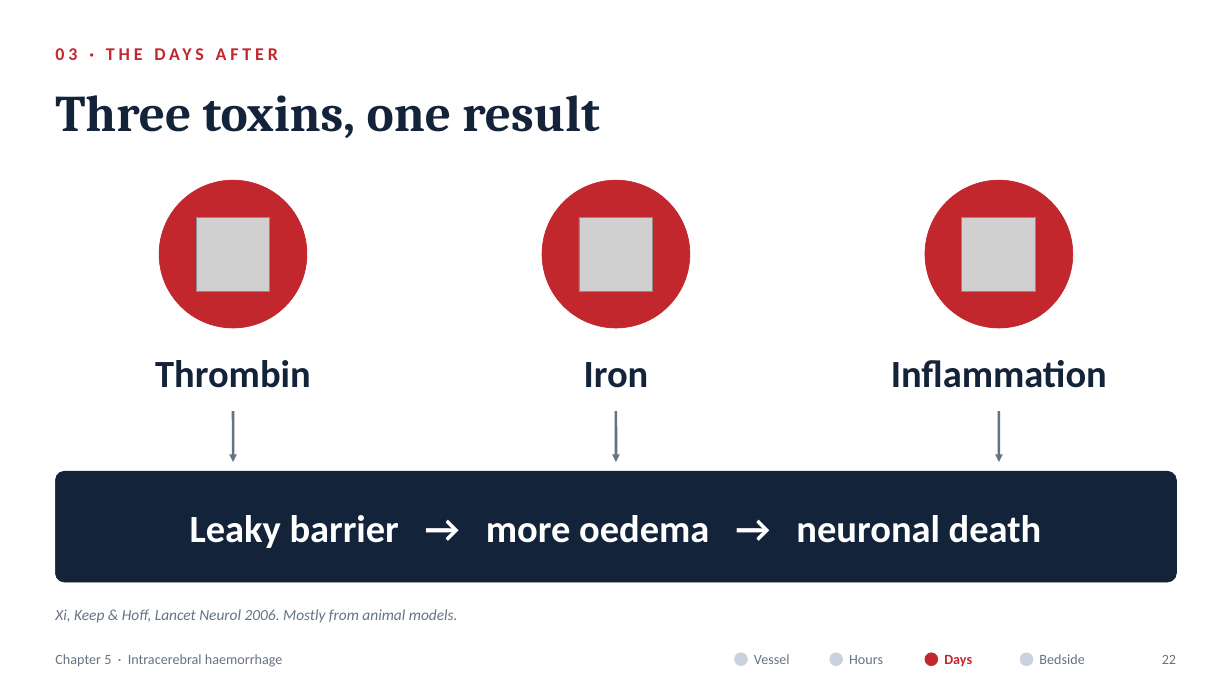
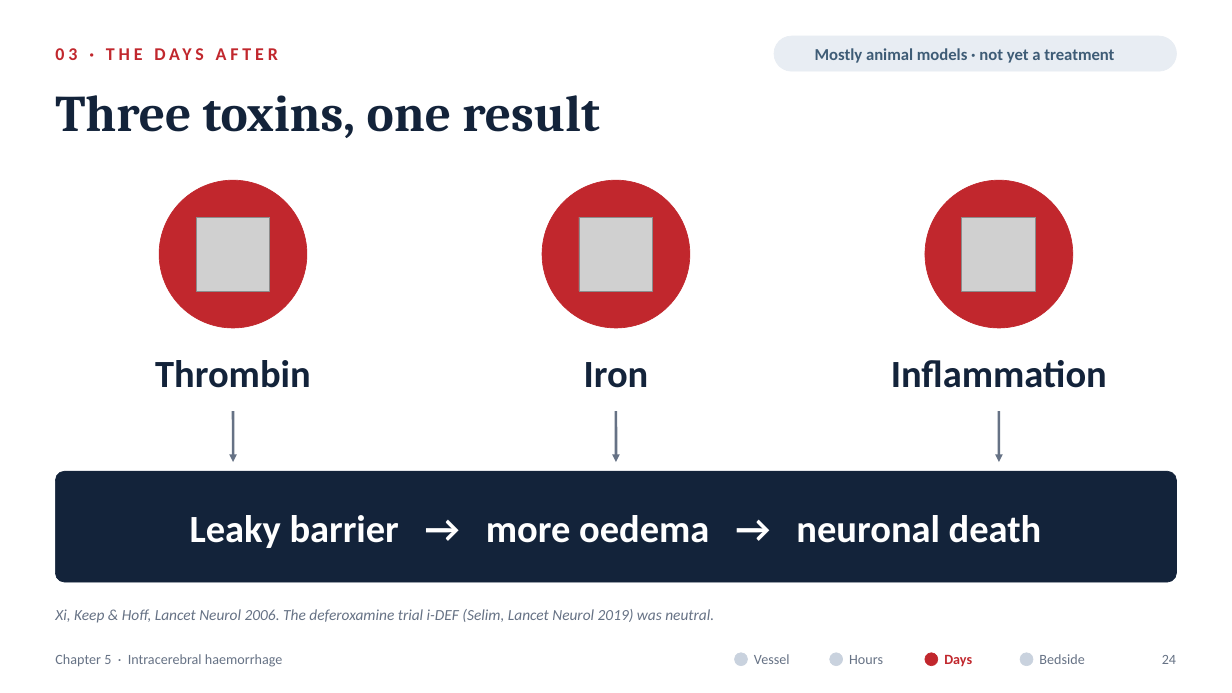
Before and after one commit to fredtom1/fred-Tom-, a slide deck: slide 24 of Chapter5_ICH_Pathophysiology.pptx (slide 22 before the commit). Drawn at 1232x693 pixels with LibreOffice and Linux fonts; fonts in the diff are those of the drawing; grey boxes stand for pictures; background and template pictures are left out. Boxes give left, top, right and bottom in pixels: in the first picture for what was removed or moved away, otherwise in the second. Text is boxed around its words. In the diff, an @@ line names an element or a change of style, - is before the commit and + after.

```diff
--- a/Chapter5_ICH_Pathophysiology.pptx
+++ b/Chapter5_ICH_Pathophysiology.pptx
@@ text "03 · THE DAYS AFTER" rewrapped from [55,39,1177,68] to [55,39,758,68] @@
@@ rounded rectangle added at [775,36,1177,71], fill #E8EDF3, outline #E8EDF3 0.5 pt @@
@@ text added at [815,48,1114,63], 13 pt, text #3E5C76, bold @@
+Mostly animal models · not yet a treatment
@@ text at [55,609,714,623]: text changed @@
-Xi, Keep & Hoff, Lancet Neurol 2006. Mostly from animal models.
+Xi, Keep & Hoff, Lancet Neurol 2006. The deferoxamine trial i-DEF (Selim, Lancet Neurol 2019) was neutral.
@@ text at [1162,655,1176,664]: text changed @@
-22
+24
```
Also in this commit, not shown: 25 other slides changed, 7 slides added, 16 other files.
